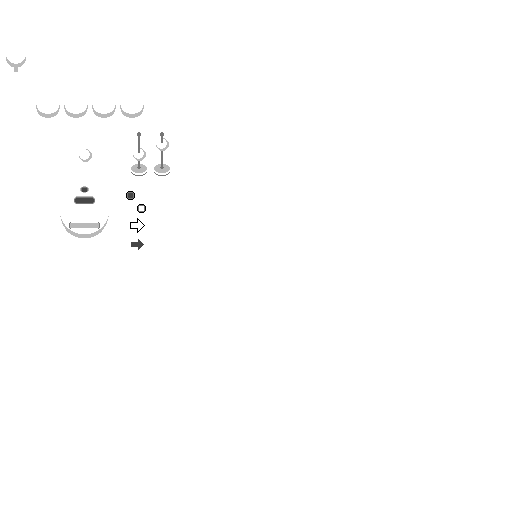
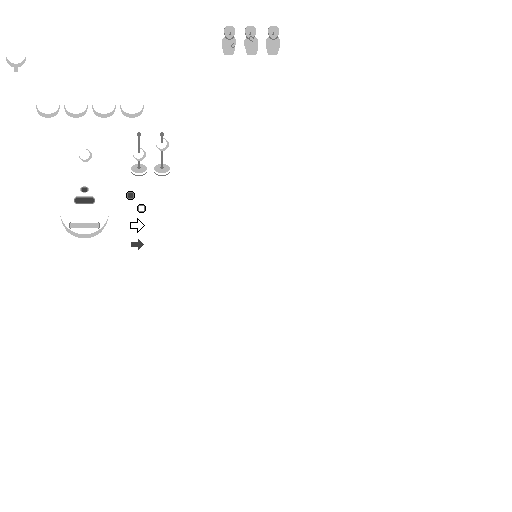
Before/after of a (512, 512) layered artwork. What changed in the layer stack:
painted on "Buttons" over [222, 26, 280, 55]
